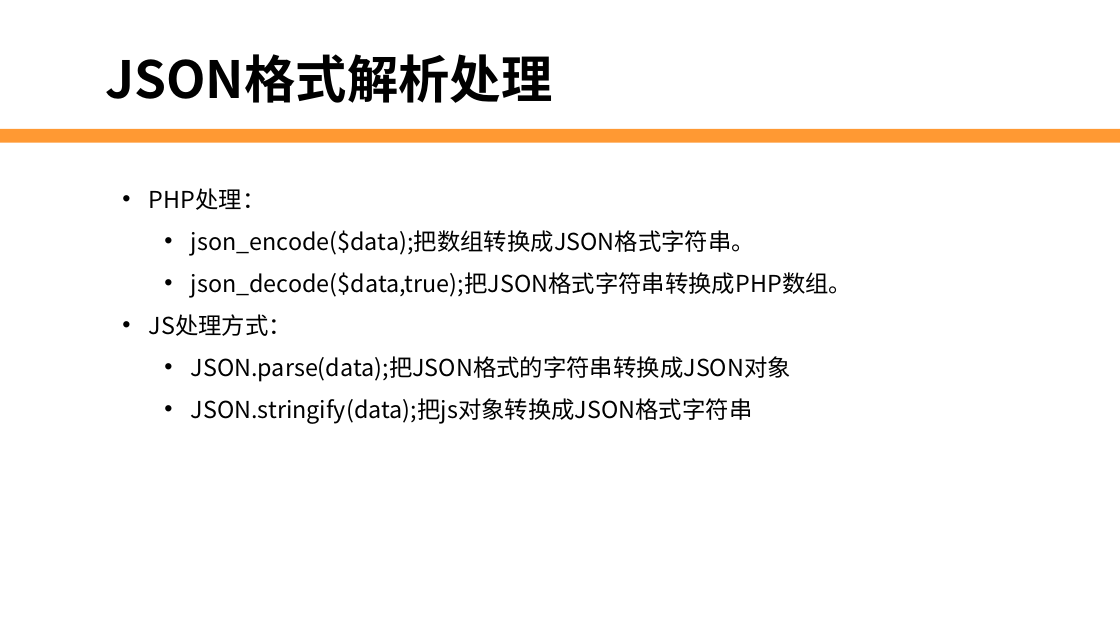
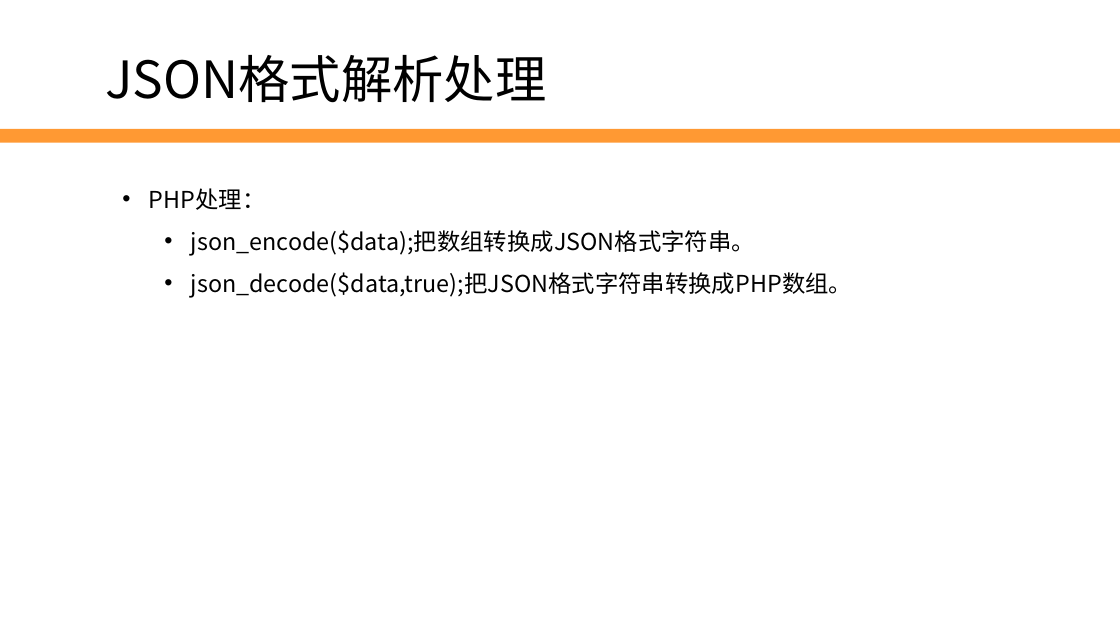
Before and after one commit to edu2act/2017-2018_1st_Wechat_Web_Programming, a slide deck: slide 15 of 第5讲 自定义菜单.pptx (slide 18 before the commit). Drawn at 1120x630 pixels with LibreOffice and Linux fonts; fonts in the diff are those of the drawing; background and template pictures are left out. Boxes give left, top, right and bottom in pixels: in the first picture for what was removed or moved away, otherwise in the second. Text is boxed around its words. In the diff, an @@ line names an element or a change of style, - is before the commit and + after.

```diff
--- a/第5讲 自定义菜单.pptx
+++ b/第5讲 自定义菜单.pptx
@@ text "JSON格式解析处理" at box(105, 55, 546, 103): bold off @@
@@ text at box(149, 314, 791, 424): paragraphs removed @@
-• JS处理方式：
-  • JSON.parse(data);把JSON格式的字符串转换成JSON对象
-  • JSON.stringify(data);把js对象转换成JSON格式字符串
```
Also in this commit, not shown: 12 other slides changed, 6 slides added, 8 slides removed, 3 other files.
